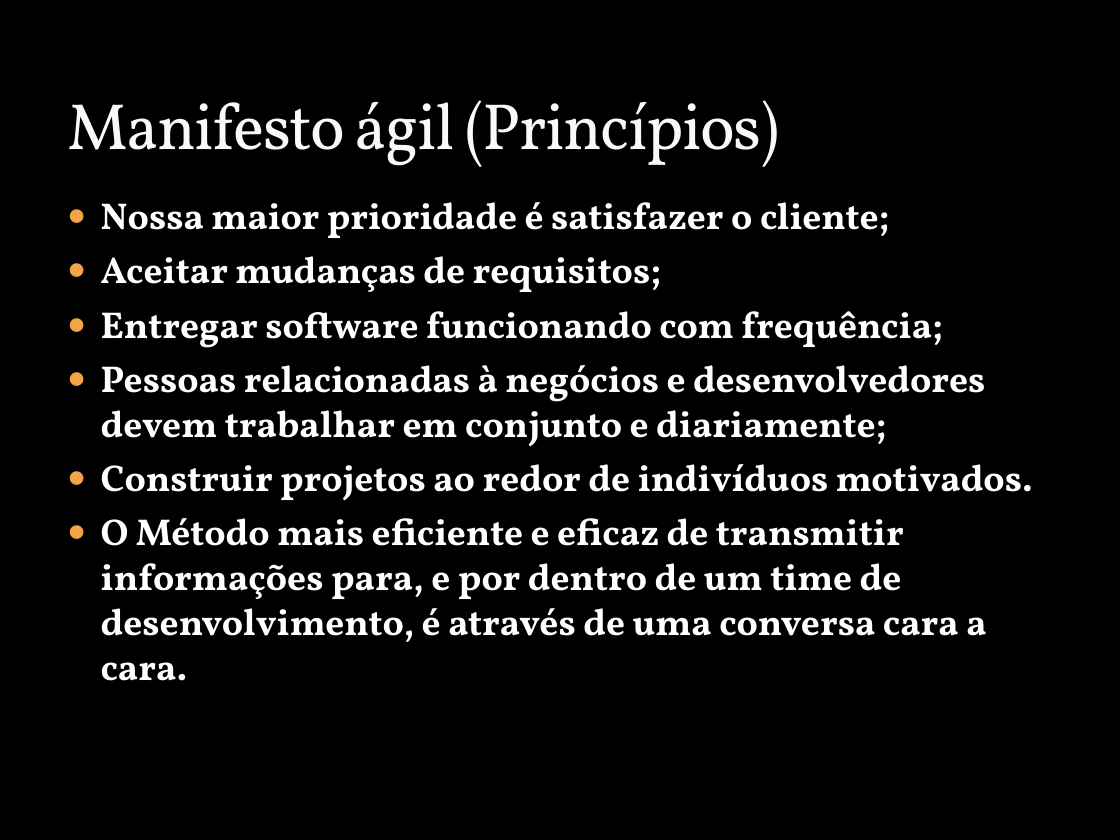
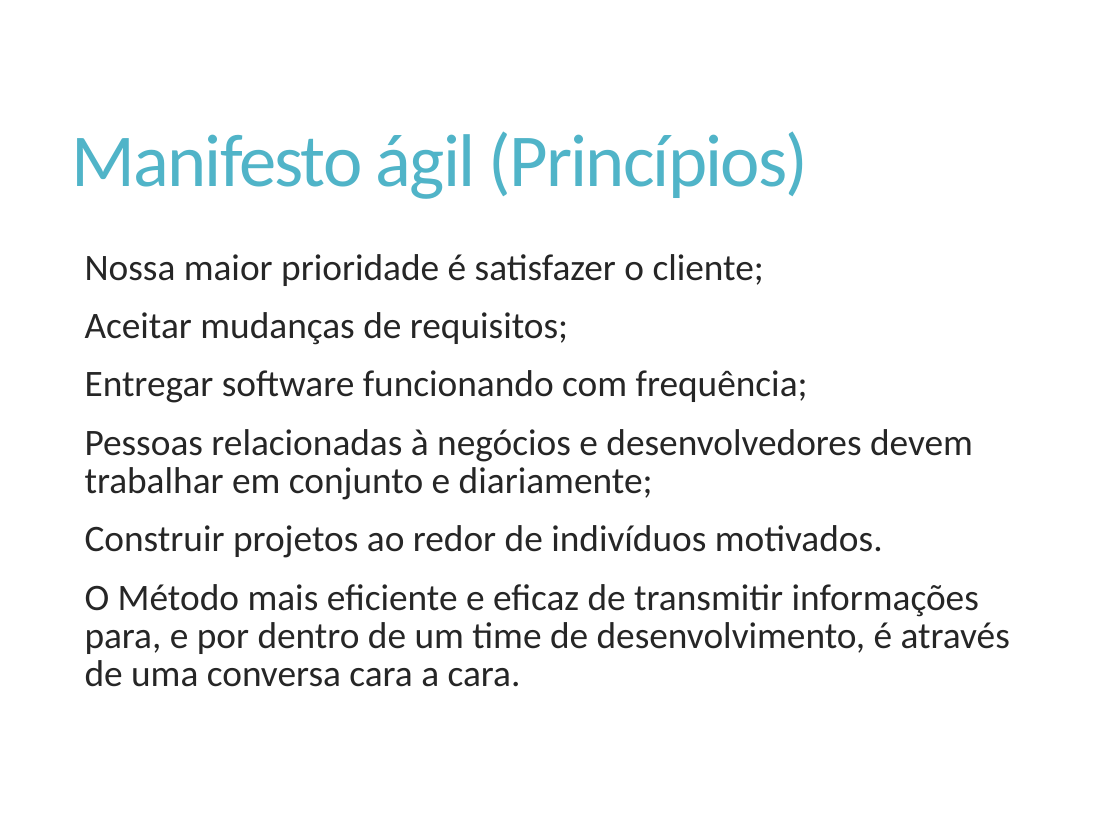
Before and after one commit to Elton-Garbin/TCC-2016, a slide deck: slide 13 of StartIdea/StartIdea.Docs/Apresentacao.pptx. Drawn at 1120x840 pixels with LibreOffice and Linux fonts; fonts in the diff are those of the drawing; background and template pictures are left out. Boxes give left, top, right and bottom in pixels: in the first picture for what was removed or moved away, otherwise in the second. Text is boxed around its words. In the diff, an @@ line names an element or a change of style, - is before the commit and + after.

Commit message:
Novo layout ppt

```diff
--- a/StartIdea/StartIdea.Docs/Apresentacao.pptx
+++ b/StartIdea/StartIdea.Docs/Apresentacao.pptx
@@ background picture (left out) to #FFFFFF @@
@@ title "Manifesto ágil (Princípios)": place and size @@
-title "Manifesto ágil (Princípios)" at (67, 100, 779, 167)
+title "Manifesto ágil (Princípios)" at (72, 131, 809, 199)
@@ title "Manifesto ágil (Princípios)" at (72, 131, 809, 199): size 42 to 48 pt, font Vollkorn to Calibri, text colour #F9F9F9 to #50B4C8, letter spacing -1 to -1.2 pt, letter outline #3C4422 0.25 pt to none; line spacing 1 to 0.9; vertical alignment bottom to middle @@
@@ text "Nossa maior prioridade é satisfazer ...": place and size @@
-text "Nossa maior prioridade é satisfazer ..." at (101, 202, 1033, 681)
+text "Nossa maior prioridade é satisfazer ..." at (85, 254, 1010, 687)
@@ text "Nossa maior prioridade é satisfazer ..." at (85, 254, 1010, 687): size 24.1 to 24 pt, font Vollkorn to Calibri, text colour #FFFFFF to #262626, bold off; bullet ● to  ; line spacing 1 to 0.85; more space between paragraphs @@
```
Also in this commit, not shown: 17 other slides changed, 4 slides added.
